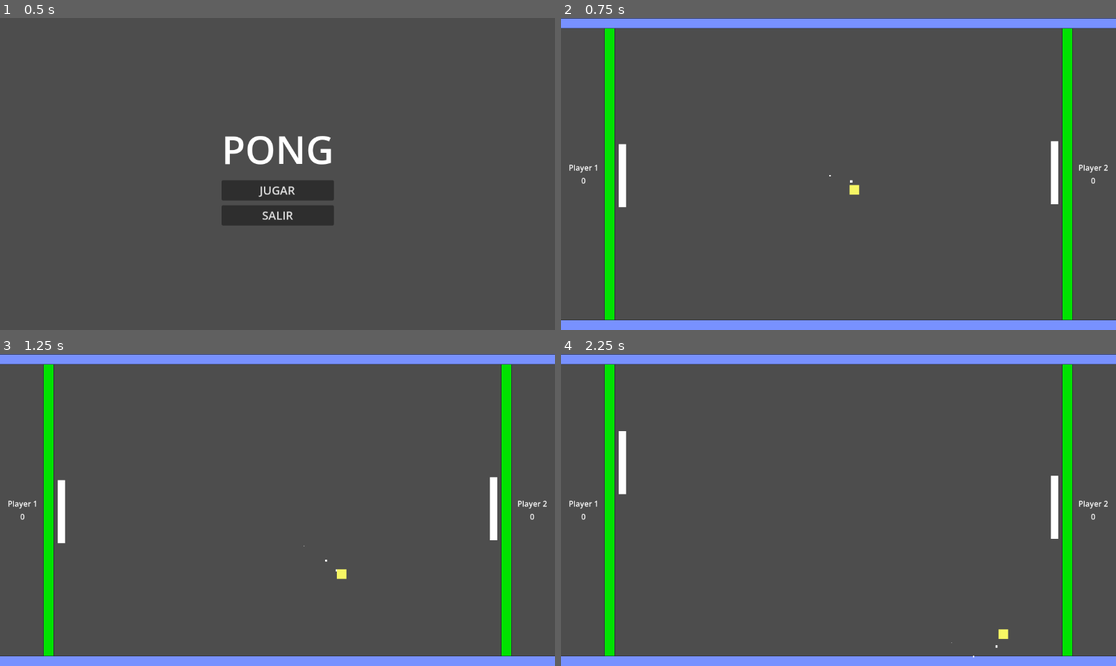
Above: before the commit, frames 1-4 (two rows, left to right).
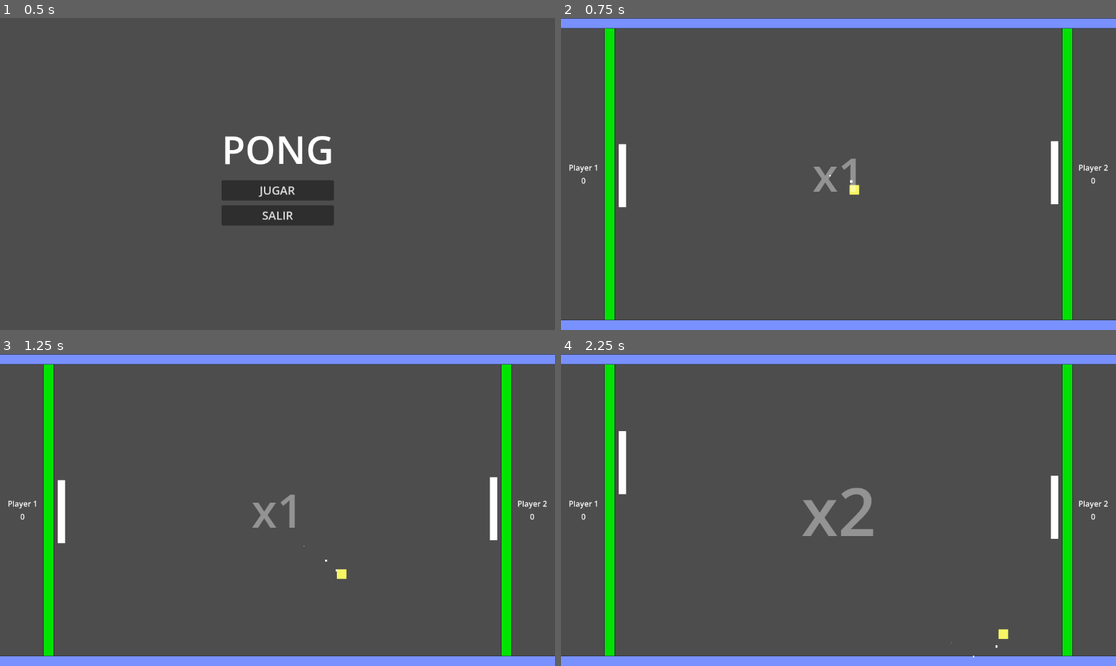
Above: after the commit, the same moments.

Repository: GabrielGomezGG/GodotLearning
Game: Godot game, scene res://scanes/menu_ui.tscn
Same seed, same stepped clock (60 frames per second), same inputs: the game is played once before the commit and once after it. The engine's default icon, where the game draws it, is replaced by a stand-in: a white triangle on a blue panel in a dark square.
Inputs:
- Up to frame 1 (0.5 s): no input
- Up to frame 2 (0.75 s): click "JUGAR" at 0.5 s
- Up to frame 3 (1.25 s): no input
- Up to frame 4 (2.25 s): hold W (player_1_up) 1.28-2.03 s; tap Down (player_2_down) at 1.35 s; hold S (player_1_down) from 2.03 s (still down); tap Up (player_2_up) at 2.1 s

Frame 1 is identical in both runs. In frame 2, 0.3% of the frame differs, in the area x 45-54%, y 44-56%; in frame 3, 0.3%; in frame 4, 0.7%, in the area x 43-57%, y 42-59%.

Commit message:
Agregar animaciones a los textos de puntos.

Diff:
--- a/pong/scanes/ball.gd
+++ b/pong/scanes/ball.gd
@@ -1,12 +1,14 @@
 class_name Ball
 extends CharacterBody2D
 
-signal set_point
+signal set_point(orientation: int)
 signal change_turn
+signal colission
 
 const MIN_VELOSITY_BALL : float = 200.0
 
 static var velosity_ball : float = 200.0
+static var counter : int = 1
 @export var orientation_x : int = 1
 @export var orientation_y : int = 1
 
@@ -44,6 +46,10 @@
 
 func _on_area_2d_body_entered(body: Node2D) -> void:
 	velosity_ball += 50
+	counter += 1
+
+	colission.emit()
+
 	match body.collision_layer:
 		1: # Player Colision
 			orientation_x *= -1
@@ -53,9 +59,10 @@
 		2: # Wall Colision
 			orientation_y *= -1
 		8: # Point Colision
+			counter = 1
 			position = Vector2(0.0,_get_ramdom_height())
 			velosity_ball = MIN_VELOSITY_BALL
-			set_point.emit()
+			set_point.emit(orientation_x)
 			cpu_particles_2d.amount = 4
 
 func _get_ramdom_height() -> float:
--- a/pong/scanes/gameUI.tscn
+++ b/pong/scanes/gameUI.tscn
@@ -59,3 +59,22 @@
 layout_mode = 2
 text = "0"
 horizontal_alignment = 1
+
+[node name="Counter" type="Label" parent="CanvasLayer" unique_id=1711720557]
+modulate = Color(1, 1, 1, 0.39215687)
+anchors_preset = 8
+anchor_left = 0.5
+anchor_top = 0.5
+anchor_right = 0.5
+anchor_bottom = 0.5
+offset_left = -54.0
+offset_top = -66.0
+offset_right = 54.0
+offset_bottom = 66.0
+grow_horizontal = 2
+grow_vertical = 2
+pivot_offset_ratio = Vector2(0.495, 0.53)
+theme_override_font_sizes/font_size = 96
+text = "x1"
+horizontal_alignment = 1
+vertical_alignment = 1
--- a/pong/scanes/game_ui.gd
+++ b/pong/scanes/game_ui.gd
@@ -2,8 +2,34 @@
 
 @onready var pointPlayer1: Label = $CanvasLayer/MarginContainer/VBoxContainer/point
 @onready var pointPlayer2: Label = $CanvasLayer/MarginContainer2/VBoxContainer/point
+@onready var counter: Label = $CanvasLayer/Counter
+
+func _on_ball_set_point(orientation: int) -> void:
+	#pointPlayer1.text = str(Screen.player1Point)
+	#pointPlayer2.text = str(Screen.player2Point)
+	if orientation > 0:
+		text_animation(pointPlayer1, str(Screen.player1Point), 16)
+	else:
+		text_animation(pointPlayer2, str(Screen.player2Point), 16)
+
+	counter.text = "x" + str(Ball.counter)
 
 
-func _on_ball_set_point() -> void:
-	pointPlayer1.text = str(Screen.player1Point)
-	pointPlayer2.text = str(Screen.player2Point)
+func _on_ball_colission() -> void:
+
+	#var tween = create_tween()
+	#tween.tween_method(textSize,96,96*1.5,0.15)
+	#tween.tween_method(textSize,96*1.5, 96,0.15)
+	#counter.text = "x" + str(Ball.counter)
+
+	text_animation(counter, "x" + str(Ball.counter), 96)
+
+func text_animation(label: Label, text: String, fontSize: int):
+
+	var tween = create_tween()
+	tween.tween_method(func(size): label.add_theme_font_size_override("font_size", int(size)),fontSize,fontSize*1.5,0.15)
+	tween.tween_method(func(size): label.add_theme_font_size_override("font_size", int(size)),fontSize*1.5, fontSize,0.15)
+	label.text = text
+
+func textSize(size, label: Label):
+	counter.add_theme_font_size_override("font_size", int(size))
--- a/pong/scanes/screen.gd
+++ b/pong/scanes/screen.gd
@@ -19,7 +19,7 @@
 	#label2.text = str(player2Point)
 
 
-func _on_ball_set_point() -> void:
+func _on_ball_set_point(orientation: int) -> void:
 	if(isPlayerOneTurn) :
 		player1Point += 1
 		#label1.text = str(player1Point)
--- a/pong/scanes/screen.tscn
+++ b/pong/scanes/screen.tscn
@@ -47,5 +47,6 @@
 
 [connection signal="star_game" from="." to="ball" method="_on_screen_star_game"]
 [connection signal="change_turn" from="ball" to="." method="_on_ball_change_turn"]
+[connection signal="colission" from="ball" to="GameUI" method="_on_ball_colission"]
 [connection signal="set_point" from="ball" to="." method="_on_ball_set_point"]
 [connection signal="set_point" from="ball" to="GameUI" method="_on_ball_set_point"]
